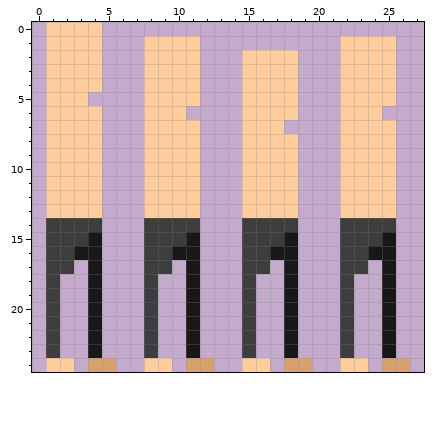
One commit to this pixel-art sprite: Assets/Images/character creator/body/body-full-idle-spritesheet.png. Above, as it was before the edit.
The file is 28x25 pixels.
Now the later version:
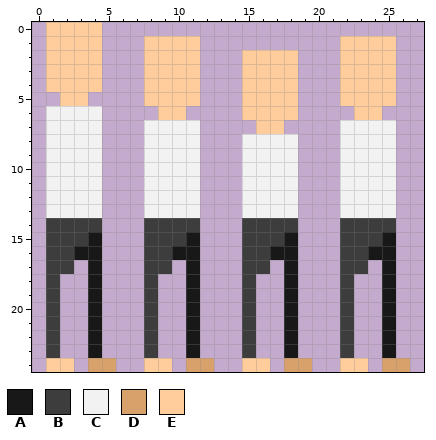
Palette (. is transparent): A #181818  B #3d3d3d  C #f2f2f2  D #d8a16c  E #ffcc9b
Diff:
@@ x 0..27 @@
  4 .EEEE...EEEE...EEEE...EEEE..
- 5 .EEE....EEEE...EEEE...EEEE..
- 6 .EEEE...EEE....EEEE...EEE...
- 7 .EEEE...EEEE...EEE....EEEE..
- 8 .EEEE...EEEE...EEEE...EEEE..
- 9 .EEEE...EEEE...EEEE...EEEE..
-10 .EEEE...EEEE...EEEE...EEEE..
-11 .EEEE...EEEE...EEEE...EEEE..
-12 .EEEE...EEEE...EEEE...EEEE..
-13 .EEEE...EEEE...EEEE...EEEE..
+ 5 ..EE....EEEE...EEEE...EEEE..
+ 6 .CCCC....EE....EEEE....EE...
+ 7 .CCCC...CCCC....EE....CCCC..
+ 8 .CCCC...CCCC...CCCC...CCCC..
+ 9 .CCCC...CCCC...CCCC...CCCC..
+10 .CCCC...CCCC...CCCC...CCCC..
+11 .CCCC...CCCC...CCCC...CCCC..
+12 .CCCC...CCCC...CCCC...CCCC..
+13 .CCCC...CCCC...CCCC...CCCC..
 14 .BBBB...BBBB...BBBB...BBBB..
Where, in picture pixels (left, top, right, bottom), the same in both pictures:
changed: (46, 92, 200, 218)
changed: (242, 106, 396, 218)
